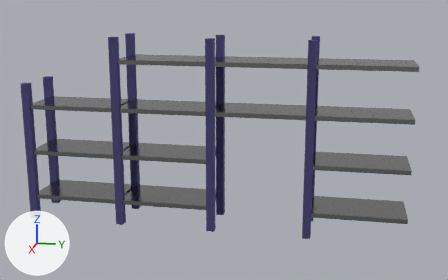
Two versions of the Blender file assets/shelves-3.blend, one commit apart.
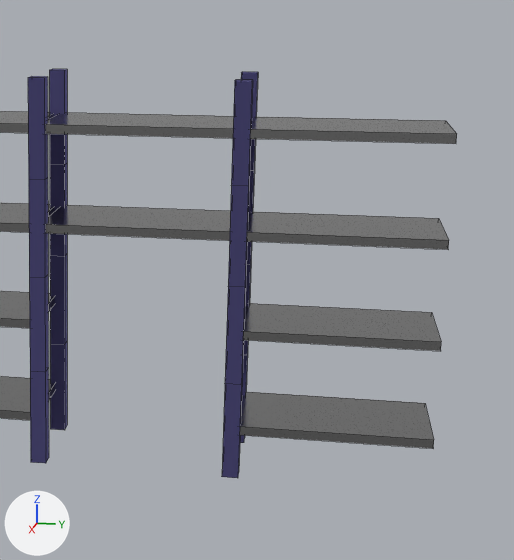
Old and new are each drawn whole from a camera (50 mm lens) standing at (50.0, 26.7, 19.9) and looking at (0.0, 16.7, 7.4) and again close up on the part from 43% to 100% of the width and 0% to 100% of the height. Lighting does not change. The marker at lower left points along +X, +Y and +Z. The close-ups show mesh edges as thin lines.

The first close-up shows 'shelf-1'.
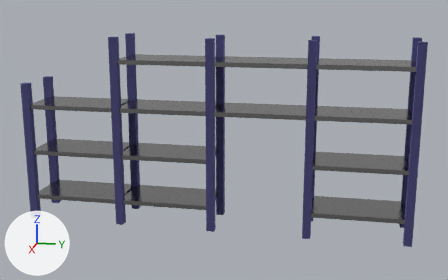
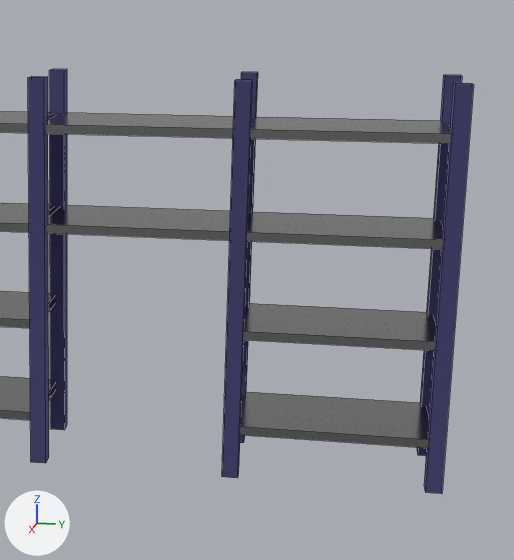
The change, as a list of edits to the scene's bpy script:
```text
Change me_cube:
    used by ob_shelf_1; location = (0.0, 0.0, 0.0)
    remove me_cube.from_pydata(...)  # 360 vertices, 258 faces; spans x -2.3..2.3, y -0.3..31.9, z 0.0..16.0
    add me_cube.from_pydata(...)  # 200 vertices, 138 faces; spans x -2.3..2.3, y -0.3..32.3, z 0.0..16.0
    me_cube part 1: a new loose piece, a box spanning x 1.68..2.32, y 31.68..32.32, z 0.0..16.0, in mat_pillars (blue #7f7bc1)
    me_cube part 2: a new loose piece, a box spanning x -2.32..-1.68, y 31.68..32.32, z 0.0..16.0, in mat_pillars (blue #7f7bc1)
    me_cube part 3
    16 vertices are removed from x -2.3..2.3, y 15.7..16.3, z 4.0..12.0
    20 faces are deleted
    8 new faces join them, mat_pillars (blue #7f7bc1)
    me_cube part 4
    16 vertices are removed from x -2.3..2.3, y 23.7..24.3, z 4.0..12.0
    20 faces are deleted
    8 new faces join them, mat_pillars (blue #7f7bc1)
```

What differs and where, as boxes (x1, y1, x2, y2) in the close-ups (514 x 560 px):
'shelf-1', reshaped
    before: (0, 69, 457, 478)
    after: (0, 69, 474, 494)
part 1 of me_cube, added (blue)
    after: (424, 83, 474, 494)
part 2 of me_cube, added (blue)
    after: (417, 75, 462, 456)
part 3 of me_cube, cut back
    both: (28, 70, 67, 463)
part 4 of me_cube, cut back
    both: (222, 73, 258, 478)
